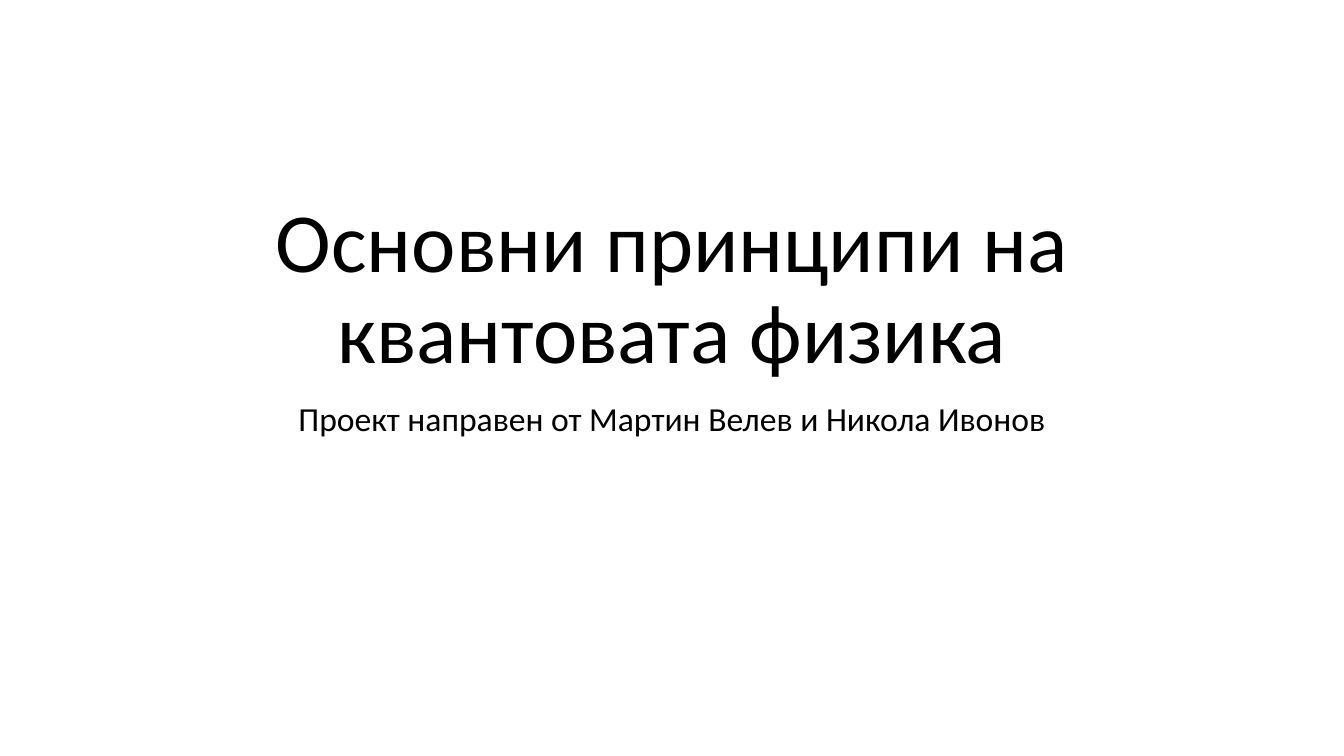
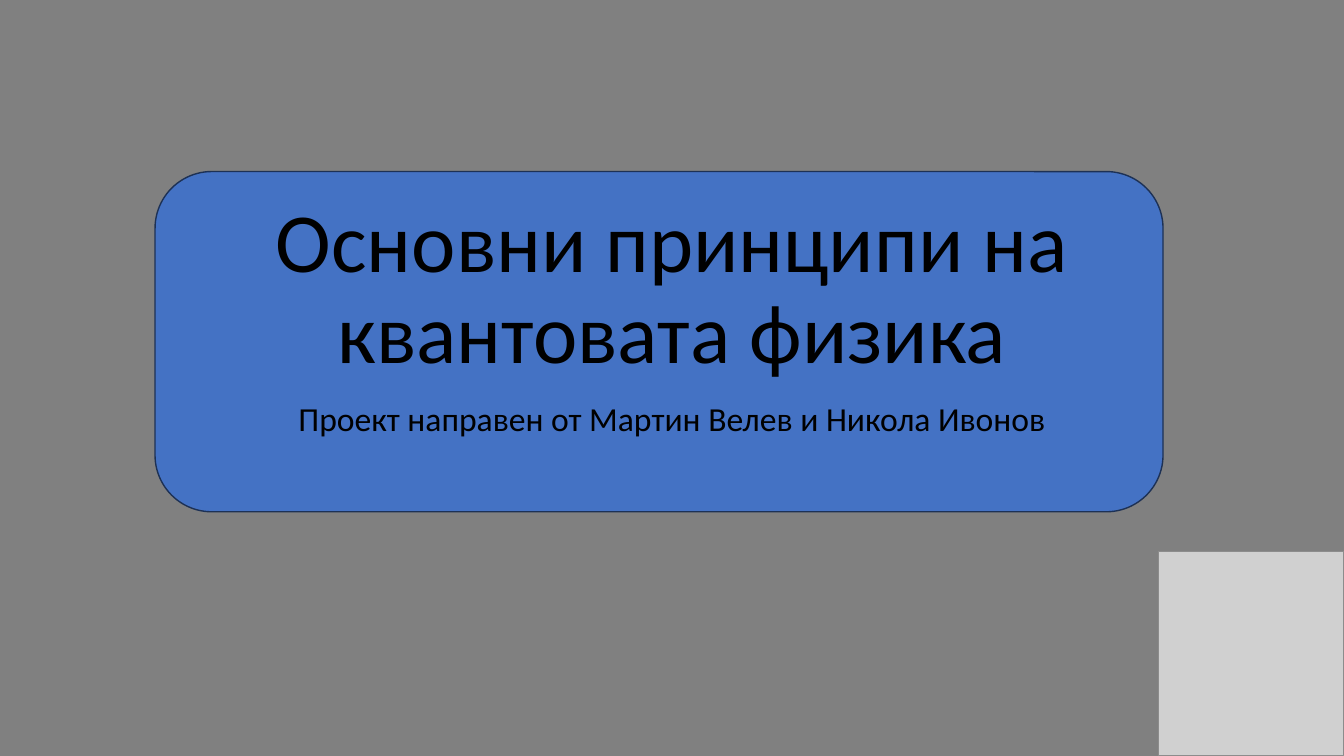
Before and after one commit to LAB5fire/PPQM, a slide deck: slide 1 of kvantova vizika.pptx. Drawn at 1344x756 pixels with LibreOffice and Linux fonts; fonts in the diff are those of the drawing; grey boxes stand for pictures. Boxes give left, top, right and bottom in pixels: in the first picture for what was removed or moved away, otherwise in the second. Text is boxed around its words. In the diff, an @@ line names an element or a change of style, - is before the commit and + after.

```diff
--- a/kvantova vizika.pptx
+++ b/kvantova vizika.pptx
@@ background #FFFFFF to #808080 @@
@@ rounded rectangle added at box(155, 171, 1164, 512), fill #4472C4, outline #1E3256 1 pt @@
@@ picture added at box(1159, 552, 1344, 756) @@
```
Also in this commit, not shown: 1 other slide changed, 1 slide added, 1 other file.
